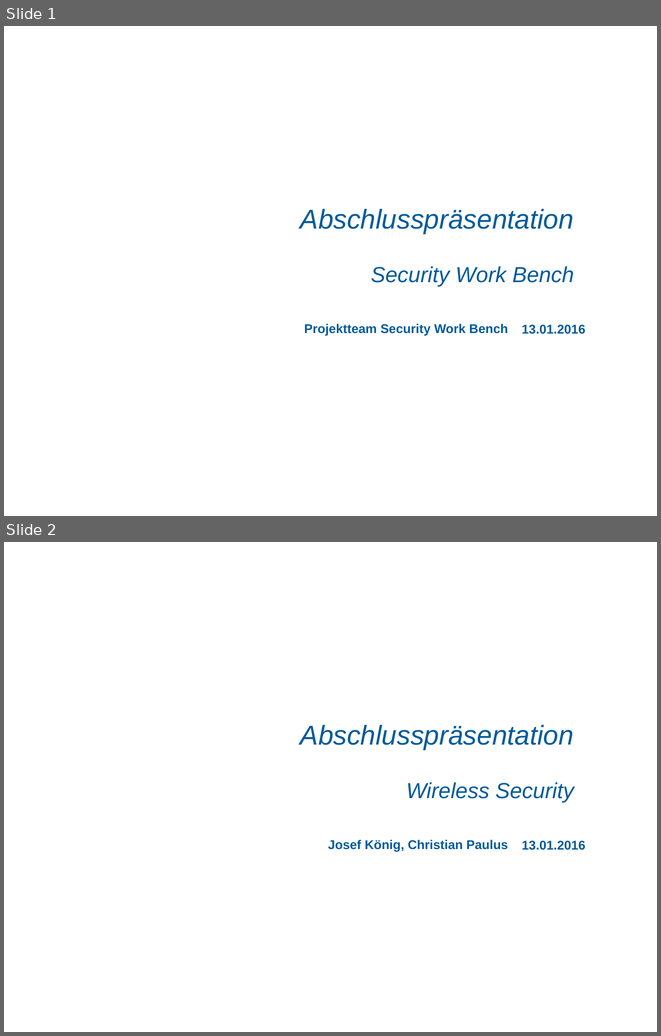
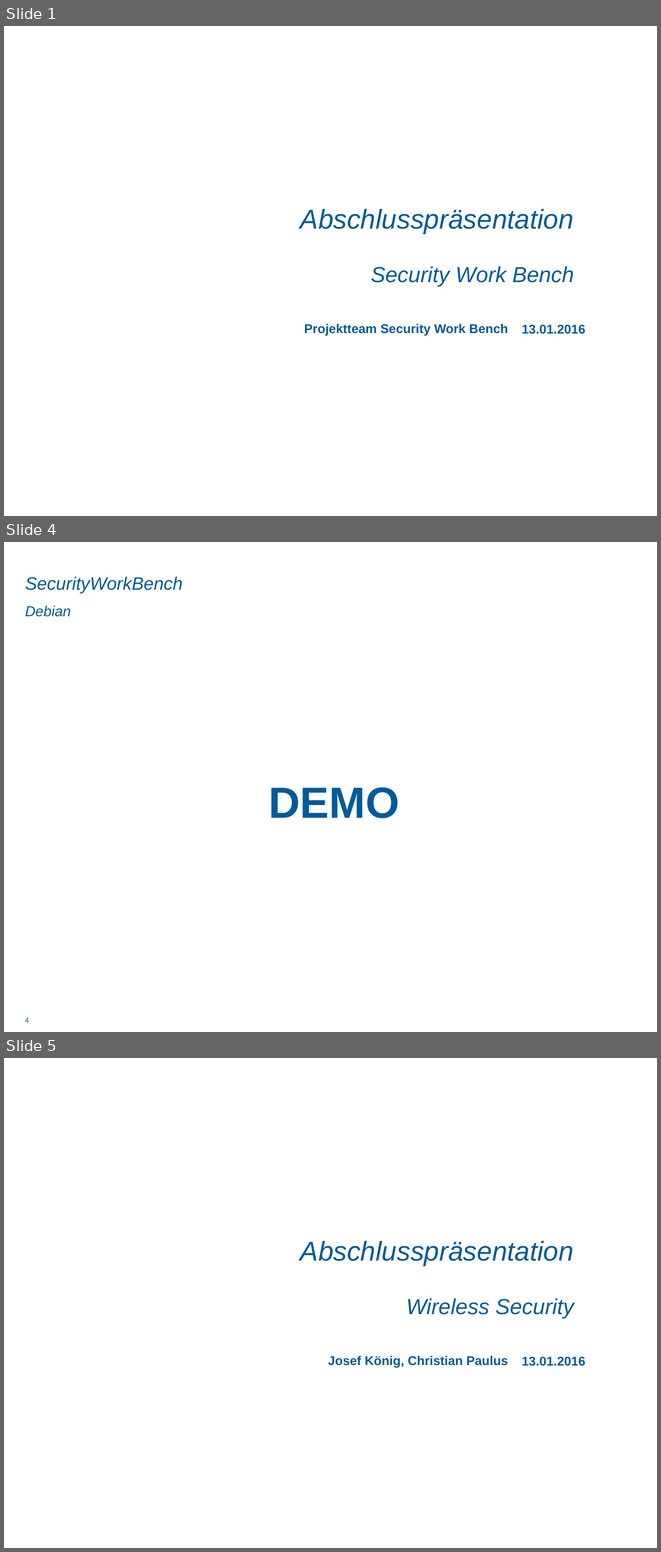
Before and after one commit to DominikSchlecht/masterProjWS15, a slide deck: Praesentation/Abschlusspräsentation/Endpräsentation_Gesamt.pptx. Shown one above the other, each under a label of ours: slides 1 and 2 before the commit, slides 1, 4 and 5 after it; the slides between them are not shown. The pictures are 661x1036 and 661x1552 pixels, drawn with LibreOffice and Linux fonts; fonts in the diff are those of the drawing; background and template pictures are left out. Boxes give left, top, right and bottom in pixels: in the first picture for what was removed or moved away, otherwise in the second. Text is boxed around its words. In the diff, an @@ line names an element or a change of style, - is before the commit and + after.

```diff
--- a/Praesentation/Abschlusspräsentation/Endpräsentation_Gesamt.pptx
+++ b/Praesentation/Abschlusspräsentation/Endpräsentation_Gesamt.pptx
@@ slide 4 added at (4, 542, 657, 1032), background picture (left out) @@
@@ title added at (25, 576, 183, 593), 19.8 pt, text #005A9B, italic @@
+SecurityWorkBench
@@ subtitle added at (25, 606, 71, 617), 16 pt, text #005A9B, italic @@
+Debian
@@ text added at (269, 787, 399, 818), 48 pt, text #005A9B, bold @@
+DEMO
@@ page number added at (25, 1017, 29, 1022), 8 pt, text #005A9B @@
+4
@@ what was slide 2 is now slide 5 @@
```
Also in this commit, not shown: 18 slides changed, 3 other slides added, 1 other file.
